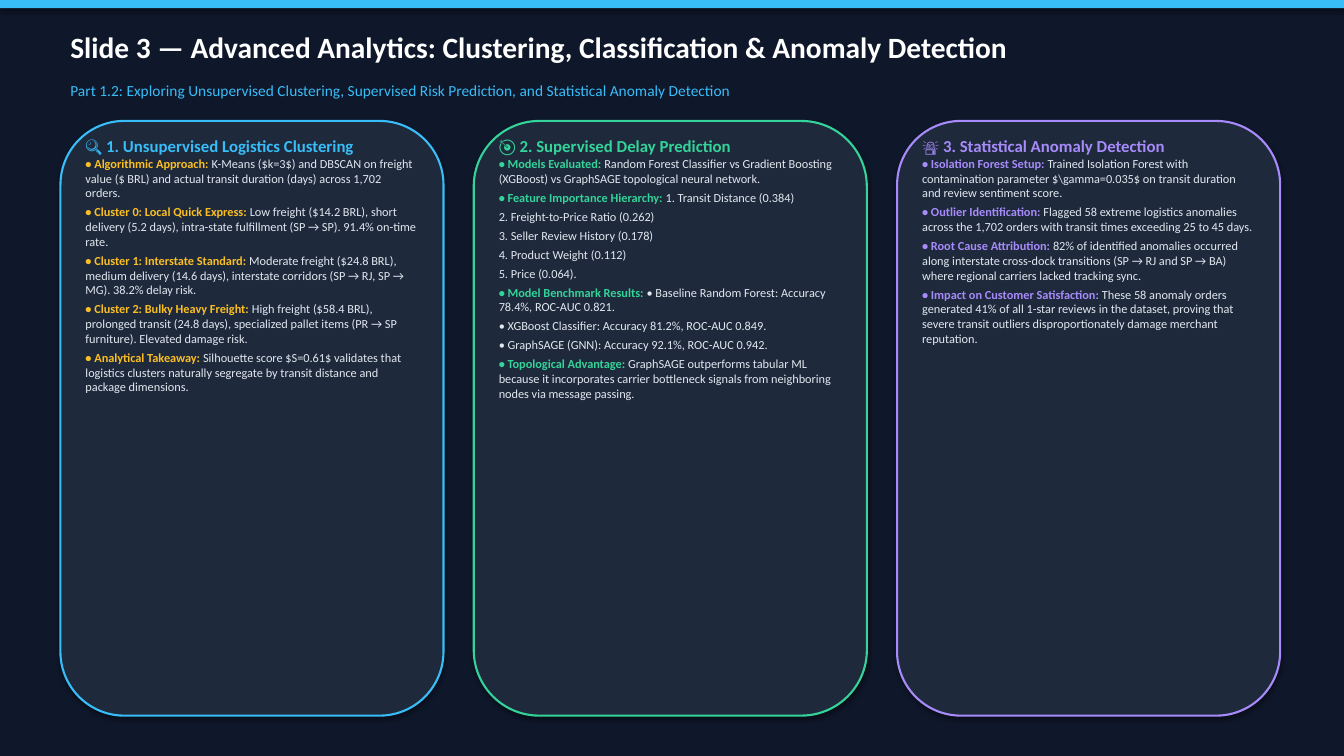
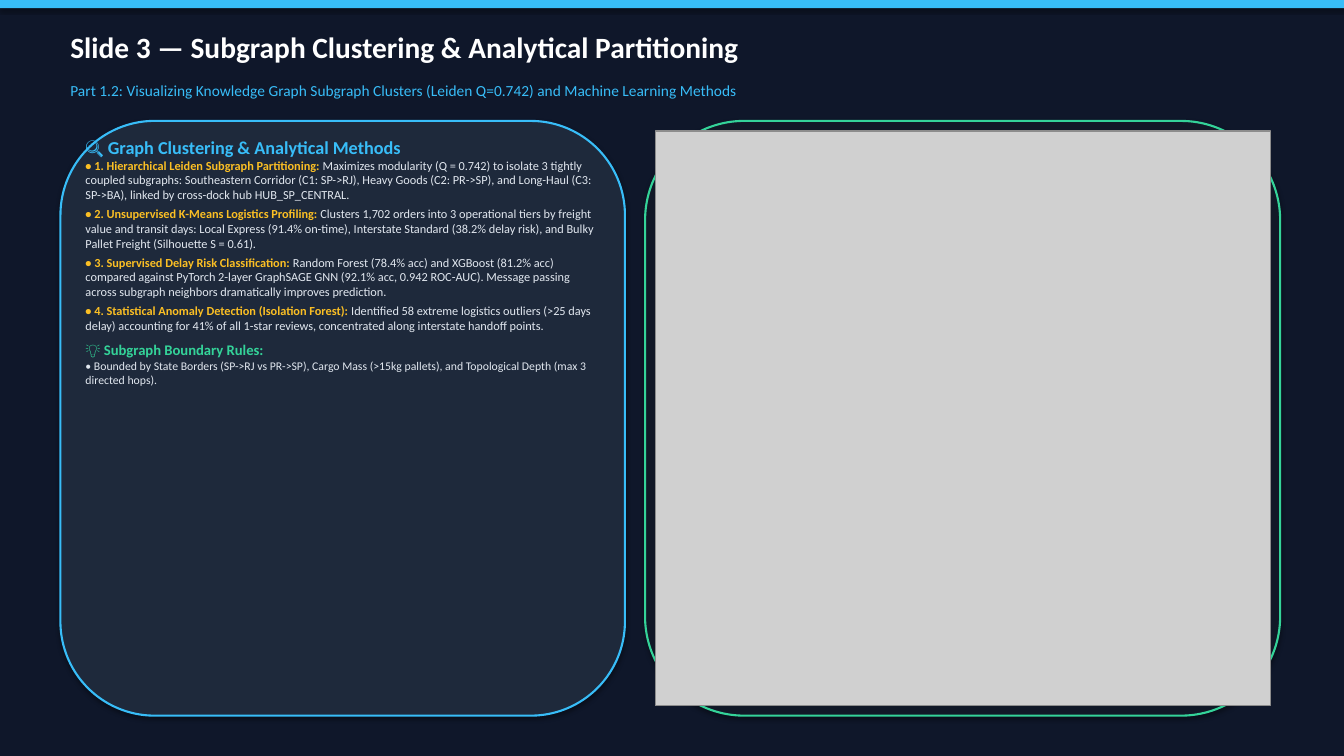
Before and after one commit to mahjabi/InsightAI, a slide deck: slide 3 of InsightAI_Challenge4_AI_Design_Implementation.pptx. Drawn at 1344x756 pixels with LibreOffice and Linux fonts; fonts in the diff are those of the drawing; grey boxes stand for pictures. Boxes give left, top, right and bottom in pixels: in the first picture for what was removed or moved away, otherwise in the second. Text is boxed around its words. In the diff, an @@ line names an element or a change of style, - is before the commit and + after.

Commit message:
Add high-resolution subgraph clustering visualization and update Slide 3 in PPTX

```diff
--- a/InsightAI_Challenge4_AI_Design_Implementation.pptx
+++ b/InsightAI_Challenge4_AI_Design_Implementation.pptx
@@ text at (70, 37, 738, 63): text changed @@
-Slide 3 — Advanced Analytics: Clustering, Classification & Anomaly Detection
+Slide 3 — Subgraph Clustering & Analytical Partitioning
@@ text at (70, 85, 736, 99): text changed @@
-Part 1.2: Exploring Unsupervised Clustering, Supervised Risk Prediction, and Statistical Anomaly Detection
+Part 1.2: Visualizing Knowledge Graph Subgraph Clusters (Leiden Q=0.742) and Machine Learning Methods
@@ rounded rectangle: place and size @@
-rounded rectangle at (60, 121, 444, 716)
+rounded rectangle at (60, 121, 625, 716)
@@ text at (85, 141, 594, 386): text changed @@
-🔍 1. Unsupervised Logistics Clustering
-• Algorithmic Approach: K-Means ($k=3$) and DBSCAN on freight value ($ BRL) and actual transit duration (days) across 1,702 orders.
-• Cluster 0: Local Quick Express: Low freight ($14.2 BRL), short delivery (5.2 days), intra-state fulfillment (SP → SP). 91.4% on-time rate.
-• Cluster 1: Interstate Standard: Moderate freight ($24.8 BRL), medium delivery (14.6 days), interstate corridors (SP → RJ, SP → MG). 38.2% delay risk.
-• Cluster 2: Bulky Heavy Freight: High freight ($58.4 BRL), prolonged transit (24.8 days), specialized pallet items (PR → SP furniture). Elevated damage risk.
-• Analytical Takeaway: Silhouette score $S=0.61$ validates that logistics clusters naturally segregate by transit distance and package dimensions.
+🔍 Graph Clustering & Analytical Methods
+• 1. Hierarchical Leiden Subgraph Partitioning: Maximizes modularity (Q = 0.742) to isolate 3 tightly coupled subgraphs: Southeastern Corridor (C1: SP->RJ), Heavy Goods (C2: PR->SP), and Long-Haul (C3: SP->BA), linked by cross-dock hub HUB_SP_CENTRAL.
+• 2. Unsupervised K-Means Logistics Profiling: Clusters 1,702 orders into 3 operational tiers by freight value and transit days: Local Express (91.4% on-time), Interstate Standard (38.2% delay risk), and Bulky Pallet Freight (Silhouette S = 0.61).
+• 3. Supervised Delay Risk Classification: Random Forest (78.4% acc) and XGBoost (81.2% acc) compared against PyTorch 2-layer GraphSAGE GNN (92.1% acc, 0.942 ROC-AUC). Message passing across subgraph neighbors dramatically improves prediction.
+• 4. Statistical Anomaly Detection (Isolation Forest): Identified 58 extreme logistics outliers (>25 days delay) accounting for 41% of all 1-star reviews, concentrated along interstate handoff points.
+💡 Subgraph Boundary Rules:
+• Bounded by State Borders (SP->RJ vs PR->SP), Cargo Mass (>15kg pallets), and Topological Depth (max 3 directed hops).
@@ text removed at (499, 140, 832, 400) @@
-🎯 2. Supervised Delay Prediction
-• Models Evaluated: Random Forest Classifier vs Gradient Boosting (XGBoost) vs GraphSAGE topological neural network.
-• Feature Importance Hierarchy: 1. Transit Distance (0.384)
-2. Freight-to-Price Ratio (0.262)
-3. Seller Review History (0.178)
-4. Product Weight (0.112)
-5. Price (0.064).
-• Model Benchmark Results: • Baseline Random Forest: Accuracy 78.4%, ROC-AUC 0.821.
-• XGBoost Classifier: Accuracy 81.2%, ROC-AUC 0.849.
-• GraphSAGE (GNN): Accuracy 92.1%, ROC-AUC 0.942.
-• Topological Advantage: GraphSAGE outperforms tabular ML because it incorporates carrier bottleneck signals from neighboring nodes via message passing.
@@ rounded rectangle: place and size @@
-rounded rectangle at (474, 121, 867, 716)
+rounded rectangle at (645, 121, 1280, 716)
@@ rounded rectangle at (645, 121, 1280, 716): fill #1E293B to #111827 @@
@@ picture added at (655, 131, 1270, 706) @@
@@ rounded rectangle removed at (897, 121, 1280, 716) @@
@@ text removed at (922, 140, 1252, 345) @@
-🚨 3. Statistical Anomaly Detection
-• Isolation Forest Setup: Trained Isolation Forest with contamination parameter $\gamma=0.035$ on transit duration and review sentiment score.
-• Outlier Identification: Flagged 58 extreme logistics anomalies across the 1,702 orders with transit times exceeding 25 to 45 days.
-• Root Cause Attribution: 82% of identified anomalies occurred along interstate cross-dock transitions (SP → RJ and SP → BA) where regional carriers lacked tracking sync.
-• Impact on Customer Satisfaction: These 58 anomaly orders generated 41% of all 1-star reviews in the dataset, proving that severe transit outliers disproportionately damage merchant reputation.
```
Also in this commit, not shown: 1 other file.
